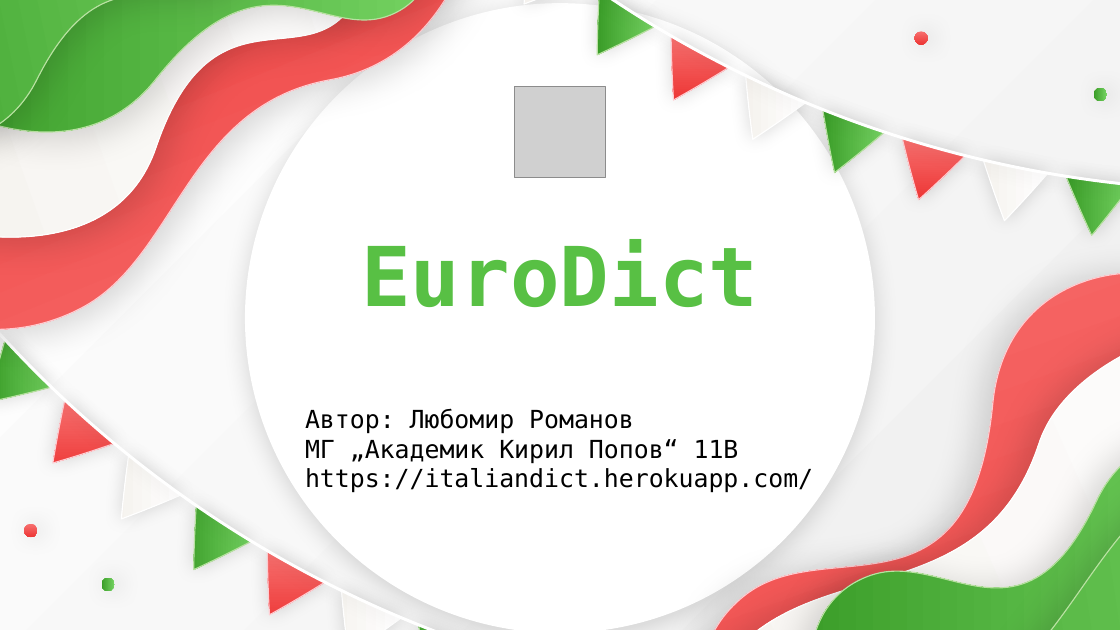
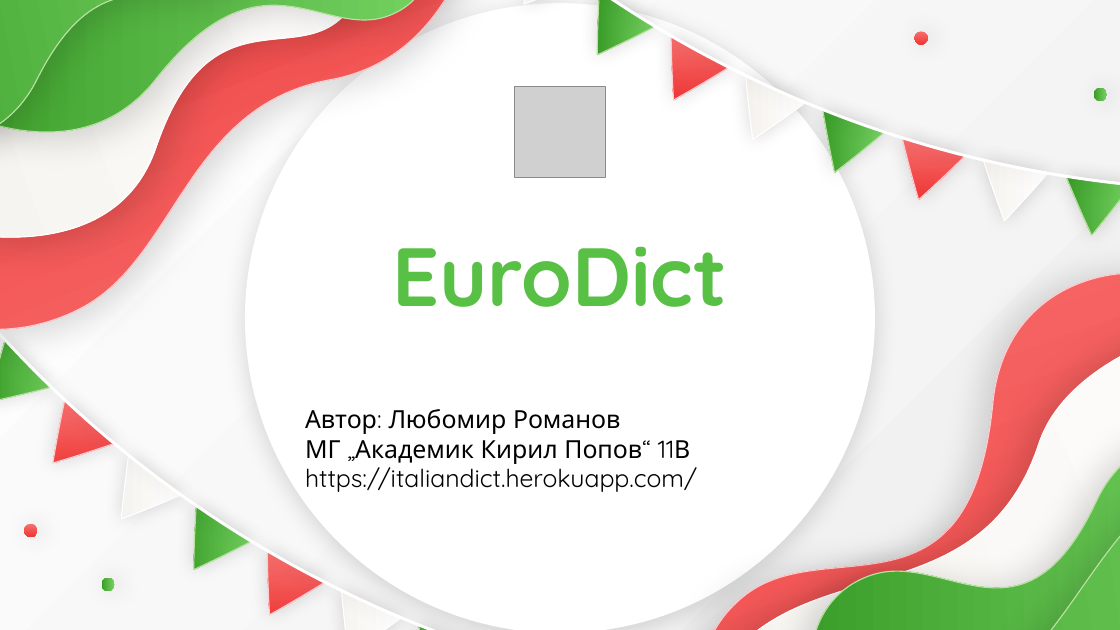
Before and after one commit to romanov-lyubomir/eurodict, a slide deck: slide 1 of documentation/docx/EuroDict.pptx. Drawn at 1120x630 pixels with LibreOffice and Linux fonts; fonts in the diff are those of the drawing; grey boxes stand for pictures. Boxes give left, top, right and bottom in pixels: in the first picture for what was removed or moved away, otherwise in the second. Text is boxed around its words. In the diff, an @@ line names an element or a change of style, - is before the commit and + after.

```diff
--- a/documentation/docx/EuroDict.pptx
+++ b/documentation/docx/EuroDict.pptx
@@ title "EuroDict" at (393,246,727,307): font DejaVu Sans Mono to Quicksand @@
@@ subtitle "Автор: Любомир Романов" at (305,409,697,492): font DejaVu Sans Mono to Quicksand @@
```
Also in this commit, not shown: 2 other slides changed, 5 other files.
